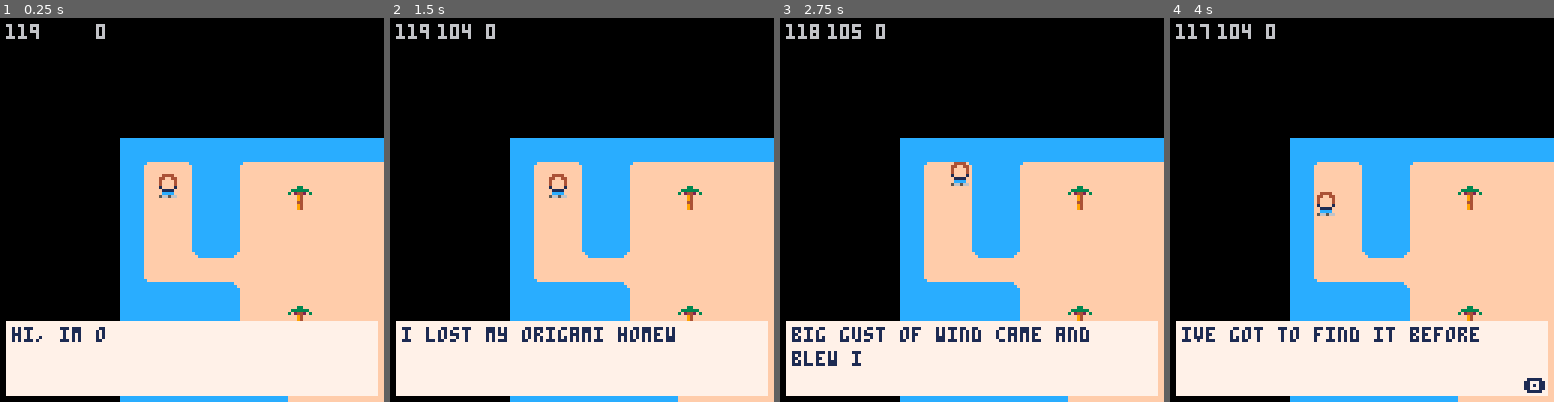
Above: before the commit, frames 1-4 (left to right).
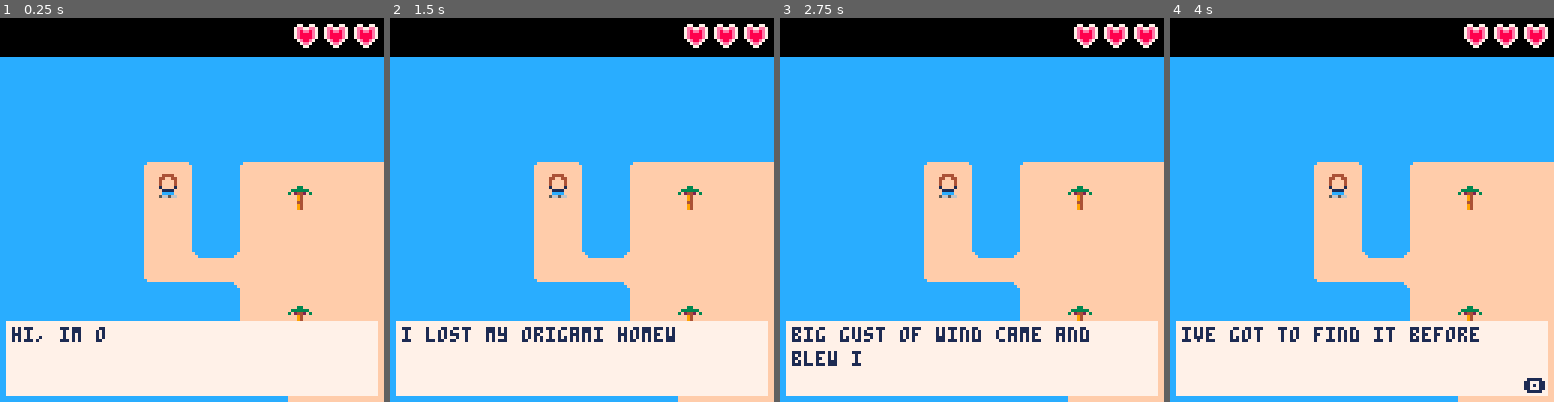
Above: after the commit, the same moments.

Repository: alex-carlson/origami-island
Game: PICO-8 cartridge ld43.p8
Same seed, same stepped clock (60 frames per second), same inputs: the game is played once before the commit and once after it.
Inputs:
- Up to frame 1 (0.25 s): no input
- Up to frame 2 (1.5 s): tap X (X key) at 0.33, 1.07 s; tap O (Z key) at 0.7 s
- Up to frame 3 (2.75 s): hold Right 1.6-2.1 s; tap O (Z key) at 1.7, 2.1, 2.5 s; tap X (X key) at 1.85 s; hold Up 2.15-2.42 s; hold Right from 2.47 s (still down)
- Up to frame 4 (4 s): tap O (Z key) at 2.9, 3.3, 3.7 s; tap X (X key) at 2.97 s; release Right at 3.03 s; hold Left 3.08-3.58 s; hold Down 3.63-3.97 s

The runs differ from the first frame. In frame 1, 38% of the frame differs, in the area x 0-100%, y 1-100%; in frame 2, 38%; in frame 3, 38%; in frame 4, 38%.

Commit message:
ui updates

Diff:
--- a/ld43.p8
+++ b/ld43.p8
@@ -11,6 +11,7 @@
 score = 0
 
 hoveritem = ""
+gamestate = 0
 
 p={
  x=12,
@@ -21,6 +22,9 @@
  sprite=64,
  frame=0,
  cm=true,
+ health=3,
+ savex=12,
+ savey=12
 }
 
 inv = {}
@@ -37,7 +41,9 @@
  dtb_disp("i lost my origami homework")
  dtb_disp("big gust of wind came and blew it away")
  dtb_disp("ive got to find it before class starts")
- dtb_disp("ive got until 9am to collect them!")
+ dtb_disp("ive got until 9am to collect them!",function()
+  gamestate=1
+ end)
 end
 
 function p:move()
@@ -52,23 +58,35 @@
  use=btn(4)
  cancel=btn(5)
 
- if (left) self.x -= self.speed
- if (right) self.x += self.speed
- if (up) self.y -= self.speed
- if (down) self.y += self.speed
- if (use) checkitem()
+ if(gamestate==1) then
+  if (left) self.x -= self.speed
+  if (right) self.x += self.speed
+  if (up) self.y -= self.speed
+  if (down) self.y += self.speed
+  if (use) checkitem()
+ end
 
  if(cmap(p)) self.x=lx self.y=ly
+end
+
+function p:checkcollision()
+ col = fget(mget(p.x/8,p.y/8),2)
+
+ if(col) then
+  p.health -= 1
+  p.x = p.savex
+  p.y = p.savey
+ end
 end
 
 function checkitem()
  hoveritem = tostr(mget(p.x/8,p.y/8))
 
- if(tostr(hoveritem) == "66") dtb_disp("i found the swan!") get_item("swan")
- if(tostr(hoveritem) == "67") dtb_disp("i found the turtle!") get_item("turtle")
- if(tostr(hoveritem) == "68") dtb_disp("i found the fish!") get_item("fish")
- if(tostr(hoveritem) == "131") then dtb_disp("do you wanna go to the yellow shore?",function()
-  teleport(55,21)
+ if(tostr(hoveritem) == "66") dtb_disp("i found the swan!") get_item(66)
+ if(tostr(hoveritem) == "67") dtb_disp("i found the turtle!") get_item(67)
+ if(tostr(hoveritem) == "68") dtb_disp("i found the fish!") get_item(68)
+ if(tostr(hoveritem) == "131") then dtb_disp("this boat goes to the yellow shore",function()
+  teleport(45,13)
  end)end
 end
 
@@ -80,15 +98,13 @@
 
 function get_item(object)
  add(inv, object)
+ score += 1
  mset(p.x/8,p.y/8,88)
-end
-
-function checkactors(a)
- if(p.x == a.x and p.y == a.y) dtb_disp(tostr(a.spr))
 end
 
 function p:update()
  p:move()
+ p:checkcollision()
 end
 
 function p:draw()
@@ -119,10 +135,17 @@
 end
 
 function drawui()
-  rectfill(0,cam.y-100,cam.x+128,cam.y+18,black)
-  print(flr(time), cam.x+2, cam.y+2, 6)
-  print(hoveritem, cam.x+16, cam.y+2)
-  print(score, cam.x+32, cam.y+2)
+  rectfill(cam.x-64,cam.y-64,cam.x+128,cam.y+12,0)
+  -- print(flr(time), cam.x+2, cam.y+2, 6)
+  -- print(hoveritem, cam.x+16, cam.y+2)
+  for c=1,p.health do
+   spr(80,cam.x+88 + (c*10), cam.y+2)
+  end
+  local counter = 0
+  foreach (inv, function(item)
+   spr(item, cam.x+2+(counter * 10), cam.y+2)
+   counter += 1
+  end)
 end
 
 function _update()
@@ -131,34 +154,13 @@
 end
 
 function _draw()
- cls()
+ cls(12)
  map(0,0,0,0)
  time -= (1/60)
  cam:update()
  p:draw()
  drawui()
  dtb_draw()
-end
-
-function update_actor(a)
- if(collide(p,a)) then
-  score += 1
- end
-end
-
--- clear_cel using neighbour val
--- prefer empty, then non-ground
--- then left neighbour
-function clear_cel(x, y)
- val0 = mget(x-1,y)
- val1 = mget(x+1,y)
- if (val0 == 0 or val1 == 0) then
-  mset(x,y,0)
- elseif (not fget(val1,1)) then
-  mset(x,y,val1)
- else
-  mset(x,y,val0)
- end
 end
 
 function cmap(o)
@@ -315,36 +317,36 @@
 0002000000000000000000000000000000000000000000000000000000000000000000000000000000000000000000000000000000000000000000000000000000000000000000000000000000000000000000000000000000000000000000000000000000000000000000000000000000000000000000000000000000000000
 __map__
 6b6b6b6b6b6b6b6b6b6b6b6b6b6b6b6b6b6b6b6b6b6b6b6b6b6b6b6b6b6b6b6b6b6b6b6b6b6b6b6b6b6b6b6b6b6b6b6b6b6b6b6b6b6b6b6b6b6b6b6b6b6b6b6b6b6b6b6b6b6b6b6b6b6b6b6b6b6b6b6b6b6b6b6b6b6b6b6b6b6b6b6b6b6b6b6b6b6b6b6b6b6b6b6b6b6b6b6b6b6b6b6b6b6b6b6b6b6b6b6b6b6b6b6b6b6b6b6b
-6b68696b6b68585858585858585858585858697a6b816b6b6b6b6b6b6b6b6b6b6b6b6b6b6b6b6b6b6b6b6b6b6b6b6b6b6b6b6b6b6b6b6b6b6b6b6b6b6b6b6b6b6b6b6b6b6b6b6b6b6b6b6b6b6b6b6b6b6b6b6b6b6b6b6b6b6b6b6b6b6b6b6b6b6b6b6b6b6b6b6b6b6b6b6b6b6b6b6b6b6b6b6b6b6b6b6b6b6b6b6b6b6b6b6b6b
-6b58586b6b58588058585858585880585858585858697a6b6b6b6b6b6b6b6b6b6b6b6b6b6b6b6b6b6b6b6b6b6b6b6b6b6b6b6b6b6b6b6b6b6b6b6b6b6b6b6b6b6b6b6b6b6b6b6b6b6b6b6b6b6b6b6b6b6b6b6b6b6b6b6b6b6b6b6b6b6b6b6b6b6b6b6b6b6b6b6b6b6b6b6b6b6b6b6b6b6b6b6b6b6b6b6b6b6b6b6b6b6b6b6b6b
-6b58586b6b5858585858585858585858585858585858697a6b6b6b6b6b6b6b6b6b6b6b6b6b6b6b6b6b6b6b6b6b6b6b6b6b6b6b6b6b6b6b6b6b6b6b6b6b6b6b6b6b6b6b6b6b6b6b6b6b6b6b6b6b6b6b6b6b6b6b6b6b6b6b6b6b6b6b6b6b6b6b6b6b6b6b6b6b6b6b6b6b6b6b6b6b6b6b6b6b6b6b6b6b6b6b6b6b6b6b6b6b6b6b6b
-6b58587a7c585858585858585858585858585858805858696b6b6b6b6b6b6b6b6b6b6b6b6b6b6b6b6b6b6b6b6b6b6b6b6b6b6b6b6b6b6b6b6b6b6b6b6b6b6b6b6b6b6b6b6b6b6b6b6b6b6b6b6b6b6b6b6b6b6b6b6b6b6b6b6b6b6b6b6b6b6b6b6b6b6b6b6b6b6b6b6b6b6b6b6b6b6b6b6b6b6b6b6b6b6b6b6b6b6b6b6b6b6b6b
-6b78585858585858585858588058585858585858585858796b6b6b6b6b6b6b6b6b6b6b6b6b6b6b6b6b6b6b6b6b6b6b6b6b6b6b6b6b6b6b6b6b6b6b6b6b6b6b6b6b6b6b6b6b6b6b6b6b6b6b6b6b6b6b6b6b6b6b6b6b6b6b6b6b6b6b6b6b6b6b6b6b6b6b6b6b6b6b6b6b6b6b6b6b6b6b6b6b6b6b6b6b6b6b6b6b6b6b6b6b6b6b6b
-6b6b6b6b5c5858585858585858585858585858585858795a6b6b6b6b6b6b6b6b6b6b6b6b6b6b6b6b6b6b6b6b6b6b6b6b6b6b6b6b6b6b6b6b6b6b6b6b6b6b6b6b6b6b6b6b6b6b6b6b6b6b6b6b6b6b6b6b6b6b6b6b6b6b6b6b6b6b6b6b6b6b6b6b6b6b6b6b6b6b6b6b6b6b6b6b6b6b6b6b6b6b6b6b6b6b6b6b6b6b6b6b6b6b6b6b
-6b6b6b6b6b5858805858585858585858588058585a826b6b6b6b6b6b6b6b6b6b6b6b6b6b6b6b6b6b6b6b6b6b6b6b6b6b6b6b6b6b6b6b6b6b6b6b6b6b6b6b6b6b6b6b6b6b6b6b6b6b6b6b6b6b6b6b6b6b6b6b6b6b6b6b6b6b6b6b6b6b6b6b6b6b6b6b6b6b6b6b6b6b6b6b6b6b6b6b6b6b6b6b6b6b6b6b6b6b6b6b6b6b6b6b6b6b
-6b6b6b6b6b7858585858588058585843585858587a6b6b6b6b6b6b6b6b6b6b6b6b6b6b6b6b6b6b6b6b6b6b6b6b6b6b6b6b6b6b6b6b6b6b6b6b6b6b6b6b6b6b6b6b6b6b6b6b6b6b6b6b6b6b6b6b6b6b6b6b6b6b6b6b6b6b6b6b6b6b6b6b6b6b6b6b6b6b6b6b6b6b6b6b6b6b6b6b6b6b6b6b6b6b6b6b6b6b6b6b6b6b6b6b6b6b6b
-6b6b6b6b6b6b5c58585858585858585858585858696b6b6b6b6b6b6b6b6b6b6b6b6b6b6b6b6b6b6b6b6b6b6b6b6b6b6b6b6b6b6b6b6b6b6b6b6b6b6b6b6b6b6b6b6b6b6b6b6b6b6b6b6b6b6b6b6b6b6b6b6b6b6b6b6b6b6b6b6b6b6b6b6b6b6b6b6b6b6b6b6b6b6b6b6b6b6b6b6b6b6b6b6b6b6b6b6b6b6b6b6b6b6b6b6b6b6b
-6b6b6b6b6b6b6b58585858585858585858585858796b6b6b6b6b6b6b6b6b6b6b6b6b6b6b6b6b6b6b6b6b6b6b6b6b6b6b6b6b6b6b6b6b6b6b6b6b6b6b6b6b6b6b6b6b6b6b6b6b6b6b6b6b6b6b6b6b6b6b6b6b6b6b6b6b6b6b6b6b6b6b6b6b6b6b6b6b6b6b6b6b6b6b6b6b6b6b6b6b6b6b6b6b6b6b6b6b6b6b6b6b6b6b6b6b6b6b
-6b6b6b6b6b6b6b445858425858588058585858585a6b6b6b6b6b6b6b6b6b6b6b6b6b6b6b6b6b6b6b6b6b6b6b6b6b6b6b6b6b6b6b6b6b6b6b6b6b6b6b6b6b6b6b6b6b6b6b6b6b6b6b6b6b6b6b6b6b6b6b6b6b6b6b6b6b6b6b6b6b6b6b6b6b6b6b6b6b6b6b6b6b6b6b6b6b6b6b6b6b6b6b6b6b6b6b6b6b6b6b6b6b6b6b6b6b6b6b
-6b6b6b6b6b6b6b5c7858585858585858585858796b6b6b6b6b6b6b6b6b6b6b6b6b6b6b6b6b6b6b6b6b6b6b6b6b6b6b6b6b6b6b6b6b6b6b6b6b6b6b6b6b6b6b6b6b6b6b6b6b6b6b6b6b6b6b6b6b6b6b6b6b6b6b6b6b6b6b6b6b6b6b6b6b6b6b6b6b6b6b6b6b6b6b6b6b6b6b6b6b6b6b6b6b6b6b6b6b6b6b6b6b6b6b6b6b6b6b6b
-6b6b6b6b6b6b6b6b6b5c7858585858585858795a6b6b6b6b6b6b6b6b6b6b6b6b6b6b6b6b6b6b6b6b6b6b6b6b6b6b6b6b6b6b6b6b6b6b6b6b6b6b6b6b6b6b6b6b6b6b6b6b6b6b6b6b6b6b6b6b6b6b6b6b6b6b6b6b6b6b6b6b6b6b6b6b6b6b6b6b6b6b6b6b6b6b6b6b6b6b6b6b6b6b6b6b6b6b6b6b6b6b6b6b6b6b6b6b6b6b6b6b
-6b6b6b6b6b6b6b6b6b6b836b6b5c7858795a6b6b6b6b6b6b6b6b6b6b6b6b6b6b6b6b6b6b6b6b6b6b6b6b6b6b6b6b6b6b6b6b6b6b6b6b6b6b6b6b6b6b6b6b6b6b6b6b6b6b6b6b6b6b6b6b6b6b6b6b6b6b6b6b6b6b6b6b6b6b6b6b6b6b6b6b6b6b6b6b6b6b6b6b6b6b6b6b6b6b6b6b6b6b6b6b6b6b6b6b6b6b6b6b6b6b6b6b6b6b
-6b6b6b6b6b6b6b6b6b6b6b6b6b6b6b6b6b6b6b6b6b6b6b6b6b6b6b6b6b6b6b6b6b6b6b6b6b6b6b6b6b6b6b6b6b6b6b6b6b6b6b6b6b6b6b6b6b6b6b6b6b6b6b6b6b6b6b6b6b6b6b6b6b6b6b6b6b6b6b6b6b6b6b6b6b6b6b6b6b6b6b6b6b6b6b6b6b6b6b6b6b6b6b6b6b6b6b6b6b6b6b6b6b6b6b6b6b6b6b6b6b6b6b6b6b6b6b6b
-6b6b6b6b6b6b6b6b6b6b6b6b6b6b6b6b6b6b6b6b6b6b6b6b6b6b6b6b6b6b6b6b6b6b6b6b6b6b6b6b6b6b6b6b6b6b6b6b6b6b6b6b6b6b6b6b6b6b6b6b6b6b6b6b6b6b6b6b6b6b6b6b6b6b6b6b6b6b6b6b6b6b6b6b6b6b6b6b6b6b6b6b6b6b6b6b6b6b6b6b6b6b6b6b6b6b6b6b6b6b6b6b6b6b6b6b6b6b6b6b6b6b6b6b6b6b6b6b
-6b6b6b6b6b6b6b6b6b6b6b6b6b6b6b6b6b6b6b6b6b6b6b6b6b6b6b6b6b6b6b6b6b6b6b6b6b6b6b6b6b6b6b6b6b6b6b6b6b6b6b6b6b6b6b6b6b6b6b6b6b6b6b6b6b6b6b6b6b6b6b6b6b6b6b6b6b6b6b6b6b6b6b6b6b6b6b6b6b6b6b6b6b6b6b6b6b6b6b6b6b6b6b6b6b6b6b6b6b6b6b6b6b6b6b6b6b6b6b6b6b6b6b6b6b6b6b6b
-6b6b6b6b6b6b6b6b6b6b6b6b6b6b6b6b6b6b6b6b6b6b6b6b6b6b6b6b6b6b6b6b6b6b6b6b6b6b6b6b6b6b6b6b6b6b6b6b6b6b6b6b6b6b6b6b6b6b6b6b6b6b58585858586b6b6b6b6b6b6b6b6b6b6b6b6b6b6b6b6b6b6b6b6b6b6b6b6b6b6b6b6b6b6b6b6b6b6b6b6b6b6b6b6b6b6b6b6b6b6b6b6b6b6b6b6b6b6b6b6b6b6b6b6b
-6b6b6b6b6b6b6b6b6b6b6b6b6b6b6b6b6b6b6b6b6b6b6b6b6b6b6b6b6b6b6b6b6b6b6b6b6b6b6b6b6b6b6b6b6b6b6b6b6b6b6b6b6b6b6b6b6b6b58585858585858585858586b6b6b6b6b6b6b6b6b6b6b6b6b6b6b6b6b6b6b6b6b6b6b6b6b6b6b6b6b6b6b6b6b6b6b6b6b6b6b6b6b6b6b6b6b6b6b6b6b6b6b6b6b6b6b6b6b6b6b
-6b6b6b6b6b6b6b6b6b6b6b6b6b6b6b6b6b6b6b6b6b6b6b6b6b6b6b6b6b6b6b6b6b6b6b6b6b6b6b6b6b6b6b6b6b6b6b6b6b6b6b6b6b6b6b6b5858585858585858585858585858586b6b6b6b6b6b6b6b6b6b6b6b6b6b6b6b6b6b6b6b6b6b6b6b6b6b6b6b6b6b6b6b6b6b6b6b6b6b6b6b6b6b6b6b6b6b6b6b6b6b6b6b6b6b6b6b6b
-6b6b6b6b6b6b6b6b6b6b6b6b6b6b6b6b6b6b6b6b6b6b6b6b6b6b6b6b6b6b6b6b6b6b6b6b6b6b6b6b6b6b6b6b6b6b6b6b6b6b6b6b6b6b6b58585858585858585858585858585858586b6b6b6b6b6b6b6b6b6b6b6b6b6b6b6b6b6b6b6b6b6b6b6b6b6b6b6b6b6b6b6b6b6b6b6b6b6b6b6b6b6b6b6b6b6b6b6b6b6b6b6b6b6b6b6b
-6b6b6b6b6b6b6b6b6b6b6b6b6b6b6b6b6b6b6b6b6b6b6b6b6b6b6b6b6b6b6b6b6b6b6b6b6b6b6b6b6b6b6b6b6b6b6b6b6b6b6b6b6b6b6b58585858585858585858585858585858586b6b6b6b6b6b6b6b6b6b6b6b6b6b6b6b6b6b6b6b6b6b6b6b6b6b6b6b6b6b6b6b6b6b6b6b6b6b6b6b6b6b6b6b6b6b6b6b6b6b6b6b6b6b6b6b
-6b6b6b6b6b6b6b6b6b6b6b6b6b6b6b6b6b6b6b6b6b6b6b6b6b6b6b6b6b6b6b6b6b6b6b6b6b6b6b6b6b6b6b6b6b6b6b6b6b6b6b6b6b6b6b5858585858585858585858585858585858586b6b6b6b6b6b6b6b6b6b6b6b6b6b6b6b6b6b6b6b6b6b6b6b6b6b6b6b6b6b6b6b6b6b6b6b6b6b6b6b6b6b6b6b6b6b6b6b6b6b6b6b6b6b6b
-6b6b6b6b6b6b6b6b6b6b6b6b6b6b6b6b6b6b6b6b6b6b6b6b6b6b6b6b6b6b6b6b6b6b6b6b6b6b6b6b6b6b6b6b6b6b6b6b6b6b6b6b6b6b6b6b58585858585858585858585858585858586b6b6b6b6b6b6b6b6b6b6b6b6b6b6b6b6b6b6b6b6b6b6b6b6b6b6b6b6b6b6b6b6b6b6b6b6b6b6b6b6b6b6b6b6b6b6b6b6b6b6b6b6b6b6b
-6b6b6b6b6b6b6b6b6b6b6b6b6b6b6b6b6b6b6b6b6b6b6b6b6b6b6b6b6b6b6b6b6b6b6b6b6b6b6b6b6b6b6b6b6b6b6b6b6b6b6b6b6b6b6b6b5858585858585858585858585858585858586b6b6b6b6b6b6b6b6b6b6b6b6b6b6b6b6b6b6b6b6b6b6b6b6b6b6b6b6b6b6b6b6b6b6b6b6b6b6b6b6b6b6b6b6b6b6b6b6b6b6b6b6b6b
-6b6b6b6b6b6b6b6b6b6b6b6b6b6b6b6b6b6b6b6b6b6b6b6b6b6b6b6b6b6b6b6b6b6b6b6b6b6b6b6b6b6b6b6b6b6b6b6b6b6b6b6b6b6b6b6b5858585858585858585858585858585858586b6b6b6b6b6b6b6b6b6b6b6b6b6b6b6b6b6b6b6b6b6b6b6b6b6b6b6b6b6b6b6b6b6b6b6b6b6b6b6b6b6b6b6b6b6b6b6b6b6b6b6b6b6b
-6b6b6b6b6b6b6b6b6b6b6b6b6b6b6b6b6b6b6b6b6b6b6b6b6b6b6b6b6b6b6b6b6b6b6b6b6b6b6b6b6b6b6b6b6b6b6b6b6b6b6b6b6b6b6b5858585858586b6b6b6b6b58585858585858586b6b6b6b6b6b6b6b6b6b6b6b6b6b6b6b6b6b6b6b6b6b6b6b6b6b6b6b6b6b6b6b6b6b6b6b6b6b6b6b6b6b6b6b6b6b6b6b6b6b6b6b6b6b
-6b6b6b6b6b6b6b6b6b6b6b6b6b6b6b6b6b6b6b6b6b6b6b6b6b6b6b6b6b6b6b6b6b6b6b6b6b6b6b6b6b6b6b6b6b6b6b6b6b6b6b6b6b6b6b5858585858586b6b6b6b6b58585858585858586b6b6b6b6b6b6b6b6b6b6b6b6b6b6b6b6b6b6b6b6b6b6b6b6b6b6b6b6b6b6b6b6b6b6b6b6b6b6b6b6b6b6b6b6b6b6b6b6b6b6b6b6b6b
-6b6b6b6b6b6b6b6b6b6b6b6b6b6b6b6b6b6b6b6b6b6b6b6b6b6b6b6b6b6b6b6b6b6b6b6b6b6b6b6b6b6b6b6b6b6b6b6b6b6b6b6b6b6b6b5858585858586b6b6b6b6b6b585858585858586b6b6b6b6b6b6b6b6b6b6b6b6b6b6b6b6b6b6b6b6b6b6b6b6b6b6b6b6b6b6b6b6b6b6b6b6b6b6b6b6b6b6b6b6b6b6b6b6b6b6b6b6b6b
-6b6b6b6b6b6b6b6b6b6b6b6b6b6b6b6b6b6b6b6b6b6b6b6b6b6b6b6b6b6b6b6b6b6b6b6b6b6b6b6b6b6b6b6b6b6b6b6b6b6b6b6b6b6b6b6b6b6b6b6b6b6b6b6b6b6b6b5858585858586b6b6b6b6b6b6b6b6b6b6b6b6b6b6b6b6b6b6b6b6b6b6b6b6b6b6b6b6b6b6b6b6b6b6b6b6b6b6b6b6b6b6b6b6b6b6b6b6b6b6b6b6b6b6b
-6b6b6b6b6b6b6b6b6b6b6b6b6b6b6b6b6b6b6b6b6b6b6b6b6b6b6b6b6b6b6b6b6b6b6b6b6b6b6b6b6b6b6b6b6b6b6b6b6b6b6b6b6b6b6b6b6b6b6b6b6b6b6b6b6b6b585858585858586b6b6b6b6b6b6b6b6b6b6b6b6b6b6b6b6b6b6b6b6b6b6b6b6b6b6b6b6b6b6b6b6b6b6b6b6b6b6b6b6b6b6b6b6b6b6b6b6b6b6b6b6b6b6b
-
-
+6b68696b6b68585858585858585858585858697a6b6b6b6b6b6b6b6b6b6b6b6b6b6b6b6b6b6b6b6b6b6b6b6b6b6b6b6b6b6b6b6b6b6b6b6b6b6b6b6b6b6b6b6b58586b6b6b6b6b6b6b6b6b6b6b6b6b6b6b6b6b6b6b6b6b6b6b6b6b6b6b6b6b6b6b6b6b6b6b6b6b6b6b6b6b6b6b6b6b585858586b6b6b6b6b6b6b6b6b6b6b6b6b
+6b58586b6b58588058585858585880585858585858697a6b6b6b6b6b6b6b6b6b6b6b6b6b6b6b6b6b6b6b6b6b6b6b6b6b6b6b6b6b6b6b6b6b6b6b6b6b6b6b5858585858585858586b6b6b6b6b6b6b6b6b6b6b6b6b6b6b6b6b6b6b6b6b6b6b6b6b6b6b6b6b6b6b6b6b6b6b6b6b6b6b5858585858586b6b6b6b6b6b6b6b6b6b6b6b
+6b58586b6b5858585858585858585858585858585858697a6b6b6b6b6b6b6b6b6b6b6b6b6b6b6b6b6b6b6b6b6b6b6b6b6b6b6b6b6b6b6b6b6b6b6b6b6b58585858585858585858586b6b6b6b6b6b6b6b6b6b6b6b6b585858585858586b6b6b6b6b6b6b6b6b6b6b6b6b6b6b585858585858585858585858586b6b6b6b6b6b6b6b
+6b58587a7c585858585858585858585858585858805858696b6b6b6b6b6b6b6b6b6b6b6b6b6b6b6b6b6b6b6b6b6b6b6b6b6b6b6b6b6b6b6b6b6b6b6b6b5858585858585858585858586b6b6b6b6b6b6b6b6b6b6b6b58585858585858586b6b6b6b6b6b6b6b6b6b585858585858585858585858585858585858586b6b6b6b6b6b
+6b78585858585858585858588058585858585858585858796b6b6b6b6b6b6b6b6b6b6b6b6b6b6b6b6b6b6b6b6b6b6b6b6b6b6b5858585858586b6b6b58585858585858585858585858586b6b6b6b6b6b6b6b6b6b6b58585843585858586b6b6b6b6b6b6b5858585858585858585858585858585858585858585858586b6b6b6b
+6b6b6b6b5c5858585858585858585858585858585858795a6b6b6b6b6b6b6b6b6b6b6b6b6b6b6b6b6b6b6b6b6b6b6b6b6b58585858585858585858585858585858585858585858585858586b6b6b6b6b6b6b6b6b6b6b585858585858586b6b6b6b5858585858585858585858585858585858585858585858585858586b6b6b6b
+6b6b6b6b6b585880585858585858585858805858836b6b6b6b6b6b6b6b6b6b6b6b6b6b6b6b6b6b6b6b6b6b6b6b6b6b6b5858585858585858585858585858585858585858585858585858585858586b6b6b6b6b6b6b6b58585858585858585858585858585858585858585858585858585858585858585858585858586b6b6b6b
+6b6b6b6b6b7858585858588058585858585858587a6b6b6b6b6b6b6b6b6b6b6b6b6b6b6b6b6b6b6b6b6b6b6b6b6b6b585858585858585858585858585858585858585858585858585858585858585858585858586b585858585858585858585858585858585858585858585858585858585858585858585858585858586b6b6b
+6b6b6b6b6b6b5c58585858585858585858585858696b6b6b6b6b6b6b6b6b6b6b6b6b6b6b6b6b6b6b6b6b6b6b6b6b585858585858585858585858585858585858585858585858585858585858585858585858585858585858585858585858585858585858585858585858585858585858585858585858585858585858586b6b6b
+6b6b6b6b6b6b6b58585858585858585858585858796b6b6b6b6b6b6b6b6b6b6b6b6b6b6b6b6b6b6b6b6b6b6b6b6b585858585858585858585858585858585858585858585858585858585858585858585858585858585858585858585858585858585858585858585858585858585858585858585858585858585858586b6b6b
+6b6b6b6b6b6b6b785858585858588058585858585a6b6b6b6b6b6b6b6b6b6b6b6b6b6b6b6b6b6b6b6b6b6b6b6b58585858585858585858585858585858585858585842585858585858585858585858585858585858585858585858585858585858585858585858585858585858585858585858585858585858585858586b6b6b
+6b6b6b6b6b6b6b5c7858585858585858585858796b6b6b6b6b6b6b6b6b6b6b6b6b6b6b6b6b6b6b6b6b6b6b6b6b58585858585858585858585858585858585858585858585858586b58585858585858585858585858585858585858585858585858585858585858585858585858585858585858585858585858585858586b6b6b
+6b6b6b6b6b6b6b6b6b5c7858585858585858795a6b6b6b6b6b6b6b6b6b6b6b6b6b6b6b6b6b6b6b6b6b6b6b6b6b5858585858585858585858585858585858585858585858586b6b6b6b6b5858585858585858585858585858585858585858585858585858585858585858585858585858585858585858585858585858586b6b6b
+6b6b6b6b6b6b6b6b6b6b6b6b6b5c7858795a6b6b6b6b6b6b6b6b6b6b6b6b6b6b6b6b6b6b6b6b6b6b6b6b6b6b6b5858585858585858585858585858585858585858585858586b6b6b6b6b6b58585858585858585858585858585858585858585858585858585858585858585858585858585858585858585844585858586b6b6b
+6b6b6b6b6b6b6b6b6b6b6b6b6b6b6b6b6b6b6b6b6b6b6b6b6b6b6b6b6b6b6b6b6b6b6b6b6b6b6b6b6b6b6b6b6b5858585858585858585858585858585858585858585858586b6b6b6b6b6b6b5858585858585858585858585858585858585858585858585858585858585858585858585858585858585858585858586b6b6b6b
+6b6b6b6b6b6b6b6b6b6b6b6b6b6b6b6b6b6b6b6b6b6b6b6b6b6b6b6b6b6b6b6b6b6b6b6b6b6b6b6b6b6b6b6b6b58585858585858585858585858585858585858585858586b6b6b6b6b6b6b6b6b6b6b5858585858585858585858585858585858585858585858585858585858585858585858585858585858585858586b6b6b6b
+6b6b6b6b6b6b6b6b6b6b6b6b6b6b6b6b6b6b6b6b6b6b6b6b6b6b6b6b6b6b6b6b6b6b6b6b6b6b6b6b6b6b6b6b6b5858585858585858585858585858585858585858586b6b6b6b6b6b6b6b6b6b6b6b6b6b5858585858585858585858585858585858585858585858585858586b5858585858585858585858585858586b6b6b6b6b
+6b6b6b6b6b6b6b6b6b6b6b6b6b6b6b6b6b6b6b6b6b6b6b6b6b6b6b6b6b6b6b6b6b6b6b6b6b6b6b6b6b6b6b6b6b5858585858585858585858585858585858586b6b6b6b6b6b6b6b6b6b6b6b6b6b6b6b6b6b58585858585858585858585858585858585858585858586b6b6b6b6b6b5858585858585858585858586b6b6b6b6b6b
+6b6b6b6b6b6b6b6b6b6b6b6b6b6b6b6b6b6b6b6b6b6b6b6b6b6b6b6b6b6b6b6b6b6b6b6b6b6b6b6b6b6b6b6b6b5858585858585858585858585858585858586b6b6b6b6b6b6b6b6b6b6b6b6b6b6b6b6b6b6b585858585858585858585858585858585858586b6b6b6b6b6b6b6b6b6b6b6b6b6b6b6b6b6b6b6b6b6b6b6b6b6b6b
+6b6b6b6b6b6b6b6b6b6b6b6b6b6b6b6b6b6b6b6b6b6b6b6b6b6b6b6b6b6b6b6b6b6b6b6b6b6b6b6b6b6b6b6b6b6b5858585858585858585858585858586b6b6b6b6b6b6b6b6b6b6b6b6b6b6b6b6b6b6b6b6b6b5858585858585858585858585858586b6b6b6b6b6b6b6b6b6b6b6b6b6b6b6b6b6b6b6b6b6b6b6b6b6b6b6b6b6b
+6b6b6b6b6b6b6b6b6b6b6b6b6b6b6b6b6b6b6b6b6b6b6b6b6b6b6b6b6b6b6b6b6b6b6b6b6b6b6b6b6b6b6b6b6b6b6b6b58585858585858585858586b6b6b6b6b6b6b6b6b6b6b6b6b6b6b6b6b6b6b6b6b6b6b6b6b58585858585858585858586b6b6b6b6b6b6b6b6b6b6b6b6b6b6b6b6b6b6b6b6b6b6b6b6b6b6b6b6b6b6b6b6b
+6b6b6b6b6b6b6b6b6b6b6b6b6b6b6b6b6b6b6b6b6b6b6b6b6b6b6b6b6b6b6b6b6b6b6b6b6b6b6b6b6b6b6b6b6b6b6b6b6b6b6b6b6b6b6b6b6b6b6b6b6b6b6b6b6b6b6b6b6b6b6b6b6b6b6b6b6b6b6b6b6b6b6b6b6b6b585858585858586b6b6b6b6b6b6b6b6b6b6b6b6b6b6b6b6b6b6b6b6b6b6b6b6b6b6b6b6b6b6b6b6b6b6b
+6b6b6b6b6b6b6b6b6b6b6b6b6b6b6b6b6b6b6b6b6b6b6b6b6b6b6b6b6b6b6b6b6b6b6b6b6b6b6b6b6b6b6b6b6b6b6b6b6b6b6b6b6b6b6b6b6b6b6b6b6b6b6b6b6b6b6b6b6b6b6b6b6b6b6b6b6b6b6b6b6b6b6b6b6b6b6b6b6b6b6b6b6b6b6b6b6b6b6b6b6b6b6b6b6b6b6b6b6b6b6b6b6b6b6b6b6b6b6b6b6b6b6b6b6b6b6b6b
+6b6b6b6b6b6b6b6b6b6b6b6b6b6b6b6b6b6b6b6b6b6b6b6b6b6b6b6b6b6b6b6b6b6b6b6b6b6b6b6b6b6b6b6b6b6b6b6b6b6b6b6b6b6b6b6b6b6b6b6b6b6b6b6b6b6b6b6b6b6b6b6b6b6b6b6b6b6b6b6b6b6b6b6b6b6b6b6b6b6b6b6b6b6b6b6b6b6b6b6b6b6b6b6b6b6b6b6b6b6b6b6b6b6b6b6b6b6b6b6b6b6b6b6b6b6b6b6b
+6b6b6b6b6b6b6b6b6b6b6b6b6b6b6b6b6b6b6b6b6b6b6b6b6b6b6b6b6b6b6b6b6b6b6b6b6b6b6b6b6b6b6b6b6b6b6b6b6b6b6b6b6b6b6b6b6b6b6b6b6b6b6b6b6b6b6b6b6b6b6b6b6b6b6b6b6b6b6b6b6b6b6b6b6b6b6b6b6b6b6b6b6b6b6b6b6b6b6b6b6b6b6b6b6b6b6b6b6b6b6b6b6b6b6b6b6b6b6b6b6b6b6b6b6b6b6b6b
+6b6b6b6b6b6b6b6b6b6b6b6b6b6b6b6b6b6b6b6b6b6b6b6b6b6b6b6b6b6b6b6b6b6b6b6b6b6b6b6b6b6b6b6b6b6b6b6b6b6b6b6b6b6b6b6b6b6b6b6b6b6b6b6b6b6b6b6b6b6b6b6b6b6b6b6b6b6b6b6b6b6b6b6b6b6b6b6b6b6b6b6b6b6b6b6b6b6b6b6b6b6b6b6b6b6b6b6b6b6b6b6b6b6b6b6b6b6b6b6b6b6b6b6b6b6b6b6b
+6b6b6b6b6b6b6b6b6b6b6b6b6b6b6b6b6b6b6b6b6b6b6b6b6b6b6b6b6b6b6b6b6b6b6b6b6b6b6b6b6b6b6b6b6b6b6b6b6b6b6b6b6b6b6b6b6b6b6b6b6b6b6b6b6b6b6b6b6b6b6b6b6b6b6b6b6b6b6b6b6b6b6b6b6b6b6b6b6b6b6b6b6b6b6b6b6b6b6b6b6b6b6b6b6b6b6b6b6b6b6b6b6b6b6b6b6b6b6b6b6b6b6b6b6b6b6b6b
+6b6b6b6b6b6b6b6b6b6b6b6b6b6b6b6b6b6b6b6b6b6b6b6b6b6b6b6b6b6b6b6b6b6b6b6b6b6b6b6b6b6b6b6b6b6b6b6b6b6b6b6b6b6b6b6b6b6b6b6b6b6b6b6b6b6b6b6b6b6b6b6b6b6b6b6b6b6b6b6b6b6b6b6b6b6b6b6b6b6b6b6b6b6b6b6b6b6b6b6b6b6b6b6b6b6b6b6b6b6b6b6b6b6b6b6b6b6b6b6b6b6b6b6b6b6b6b6b
+6b6b6b6b6b6b6b6b6b6b6b6b6b6b6b6b6b6b6b6b6b6b6b6b6b6b6b6b6b6b6b6b6b6b6b6b6b6b6b6b6b6b6b6b6b6b6b6b6b6b6b6b6b6b6b6b6b6b6b6b6b6b6b6b6b6b6b6b6b6b6b6b6b6b6b6b6b6b6b6b6b6b6b6b6b6b6b6b6b6b6b6b6b6b6b6b6b6b6b6b6b6b6b6b6b6b6b6b6b6b6b6b6b6b6b6b6b6b6b6b6b6b6b6b6b6b6b6b
+6b6b6b6b6b6b6b6b6b6b6b6b6b6b6b6b6b6b6b6b6b6b6b6b6b6b6b6b6b6b6b6b6b6b6b6b6b6b6b6b6b6b6b6b6b6b6b6b6b6b6b6b6b6b6b6b6b6b6b6b6b6b6b6b6b6b6b6b6b6b6b6b6b6b6b6b6b6b6b6b6b6b6b6b6b6b6b6b6b6b6b6b6b6b6b6b6b6b6b6b6b6b6b6b6b6b6b6b6b6b6b6b6b6b6b6b6b6b6b6b6b6b6b6b6b6b6b6b
+6b6b6b6b6b6b6b6b6b6b6b6b6b6b6b6b6b6b6b6b6b6b6b6b6b6b6b6b6b6b6b6b6b6b6b6b6b6b6b6b6b6b6b6b6b6b6b6b6b6b6b6b6b6b6b6b6b6b6b6b6b6b6b6b6b6b6b6b6b6b6b6b6b6b6b6b6b6b6b6b6b6b6b6b6b6b6b6b6b6b6b6b6b6b6b6b6b6b6b6b6b6b6b6b6b6b6b6b6b6b6b6b6b6b6b6b6b6b6b6b6b6b6b6b6b6b6b6b
+
+
Not shown, changed: 32 lines of the sprite sheet (__gfx__) section of ld43.p8
